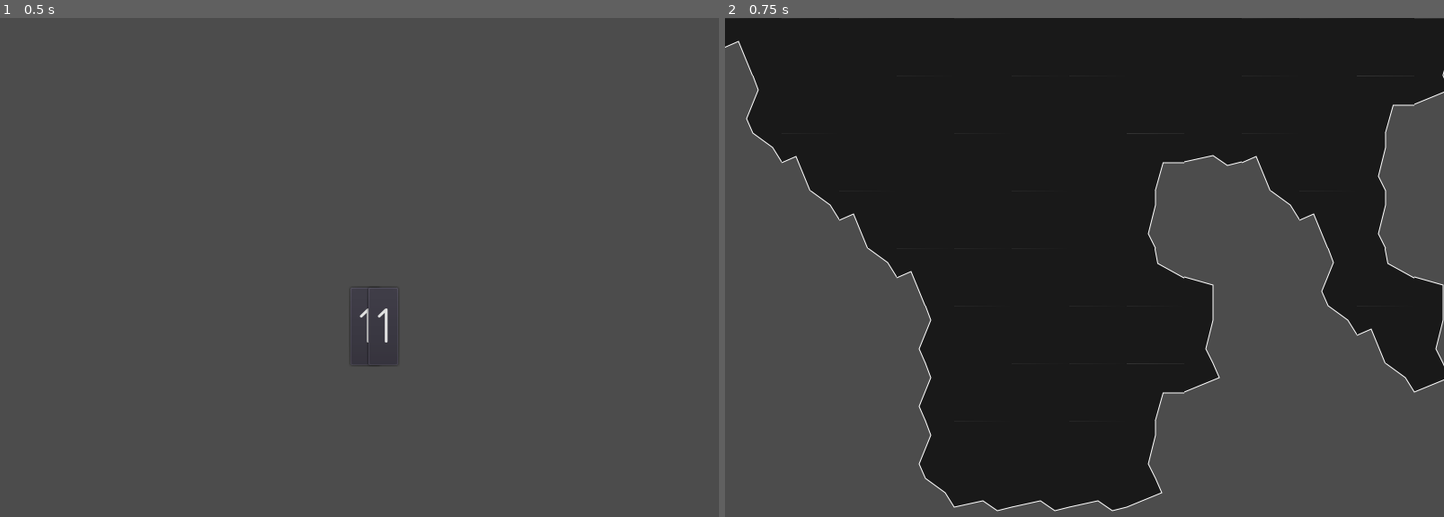
Above: before the commit, frames 1-2 (left to right).
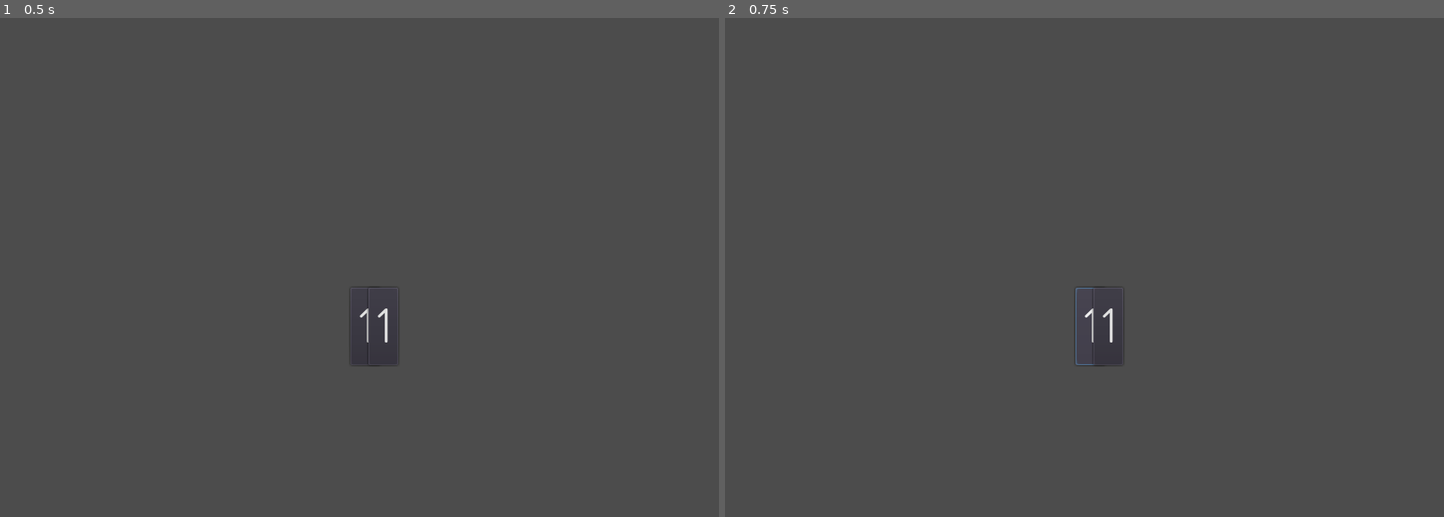
Above: after the commit, the same moments.

Repository: paulmasri/godot-experiments
Game: Godot game, scene res://Main.tscn
Two runs of this game, one before a commit and one after it. Both use one fixed random seed, a clock stepped at 60 frames per second and the inputs below.
Inputs:
- Up to frame 1 (0.5 s): no input
- Up to frame 2 (0.75 s): click "1" at 0.5 s

Frame 1 is identical in both runs. In frame 2, 59% of the frame differs, in the area x 0-100%, y 0-99%.
Error before the commit: Invalid set index 'text' (on base: 'null instance') with value of type 'String'. (res://LevelSelectButton.gd:11)
Error after the commit: Invalid set index 'text' (on base: 'null instance') with value of type 'String'. (res://LevelSelectButton.gd:13)

Commit message:
LevelSelectButton: emit level_selected signal instead of changing scene

Diff:
--- a/switch-between-levels-and-hub/LevelSelectButton.gd
+++ b/switch-between-levels-and-hub/LevelSelectButton.gd
@@ -2,6 +2,8 @@
 
 export (int) var level
 export (String) var level_scene
+
+signal level_selected(scene)
 
 func _ready():
 	setup()
@@ -12,4 +14,4 @@
 
 
 func _on_Button_pressed():
-	get_tree().change_scene(level_scene)
+	emit_signal("level_selected", level_scene)
